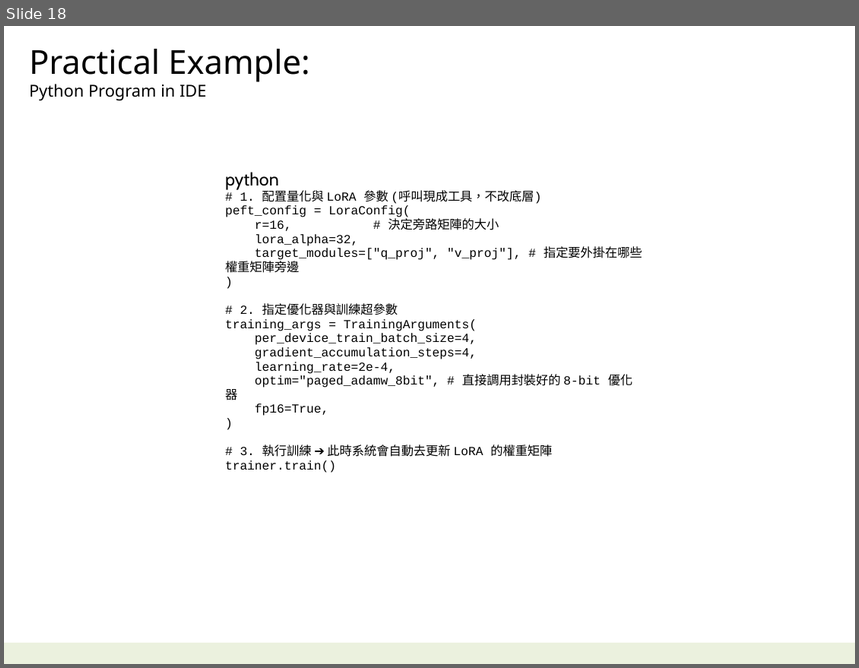
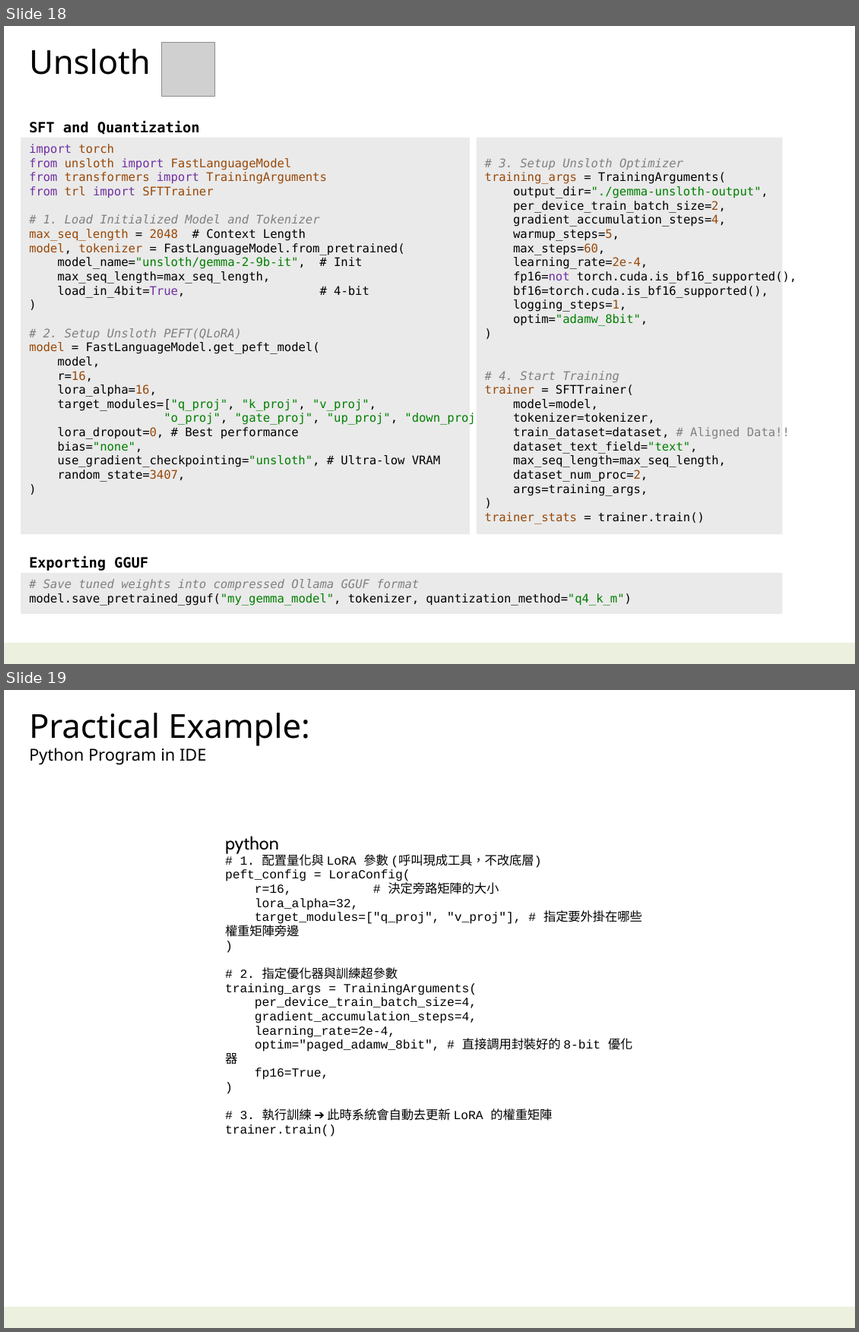
Before and after one commit to navibator/crazy-ai, a slide deck: ai-gemma.pptx. Shown one above the other, each under a label of ours: slide 18 before the commit, slides 18 and 19 after it. The pictures are 859x668 and 859x1332 pixels, drawn with LibreOffice and Linux fonts; fonts in the diff are those of the drawing; grey boxes stand for pictures. Boxes give left, top, right and bottom in pixels: in the first picture for what was removed or moved away, otherwise in the second. Text is boxed around its words. In the diff, an @@ line names an element or a change of style, - is before the commit and + after.

```diff
--- a/ai-gemma.pptx
+++ b/ai-gemma.pptx
@@ slide 18 added at (4, 26, 855, 664), background #FFFFFF; not listed: 1 template element that a slide beside it also shows @@
@@ picture added at (161, 43, 215, 97) @@
@@ text added at (29, 49, 151, 75), 28 pt, text #000000 @@
+Unsloth
@@ rectangle added at (21, 138, 471, 535), fill #EAEAEA, 10 pt, text #000000 @@
+import torch
+from unsloth import FastLanguageModel
+from transformers import TrainingArguments
+from trl import SFTTrainer
+# 1. Load Initialized Model and Tokenizer
+max_seq_length = 2048 # Context Length
+model, tokenizer = FastLanguageModel.from_pretrained(
+model_name="unsloth/gemma-2-9b-it", # Init
+max_seq_length=max_seq_length,
+load_in_4bit=True, # 4-bit
+)
+# 2. Setup Unsloth PEFT(QLoRA)
+model = FastLanguageModel.get_peft_model(
+model,
+r=16,
+lora_alpha=16,
+target_modules=["q_proj", "k_proj", "v_proj",
+"o_proj", "gate_proj", "up_proj", "down_proj"],
+lora_dropout=0, # Best performance
+bias="none",
+use_gradient_checkpointing="unsloth", # Ultra-low VRAM
+random_state=3407,
+)
@@ text added at (29, 121, 200, 135), 12 pt, text #000000, bold @@
+SFT and Quantization
@@ rectangle added at (477, 138, 783, 535), fill #EAEAEA, 10 pt, text #000000 @@
+# 3. Setup Unsloth Optimizer
+training_args = TrainingArguments(
+output_dir="./gemma-unsloth-output",
+per_device_train_batch_size=2,
+gradient_accumulation_steps=4,
+warmup_steps=5,
+max_steps=60,
+learning_rate=2e-4,
+fp16=not torch.cuda.is_bf16_supported(),
+bf16=torch.cuda.is_bf16_supported(),
+logging_steps=1,
+optim="adamw_8bit",
+)
+# 4. Start Training
+trainer = SFTTrainer(
+model=model,
+tokenizer=tokenizer,
+train_dataset=dataset, # Aligned Data!!
+dataset_text_field="text",
+max_seq_length=max_seq_length,
+dataset_num_proc=2,
+args=training_args,
+)
+trainer_stats = trainer.train()
@@ text added at (29, 557, 148, 571), 12 pt, text #000000, bold @@
+Exporting GGUF
@@ rectangle added at (21, 573, 783, 614), fill #EAEAEA, 10 pt, text #000000 @@
+# Save tuned weights into compressed Ollama GGUF format
+model.save_pretrained_gguf("my_gemma_model", tokenizer, quantization_method="q4_k_m")
@@ what was slide 18 is now slide 19 @@
```
Also in this commit, not shown: 4 slides changed, 1 other slide added, 1 slide removed.
